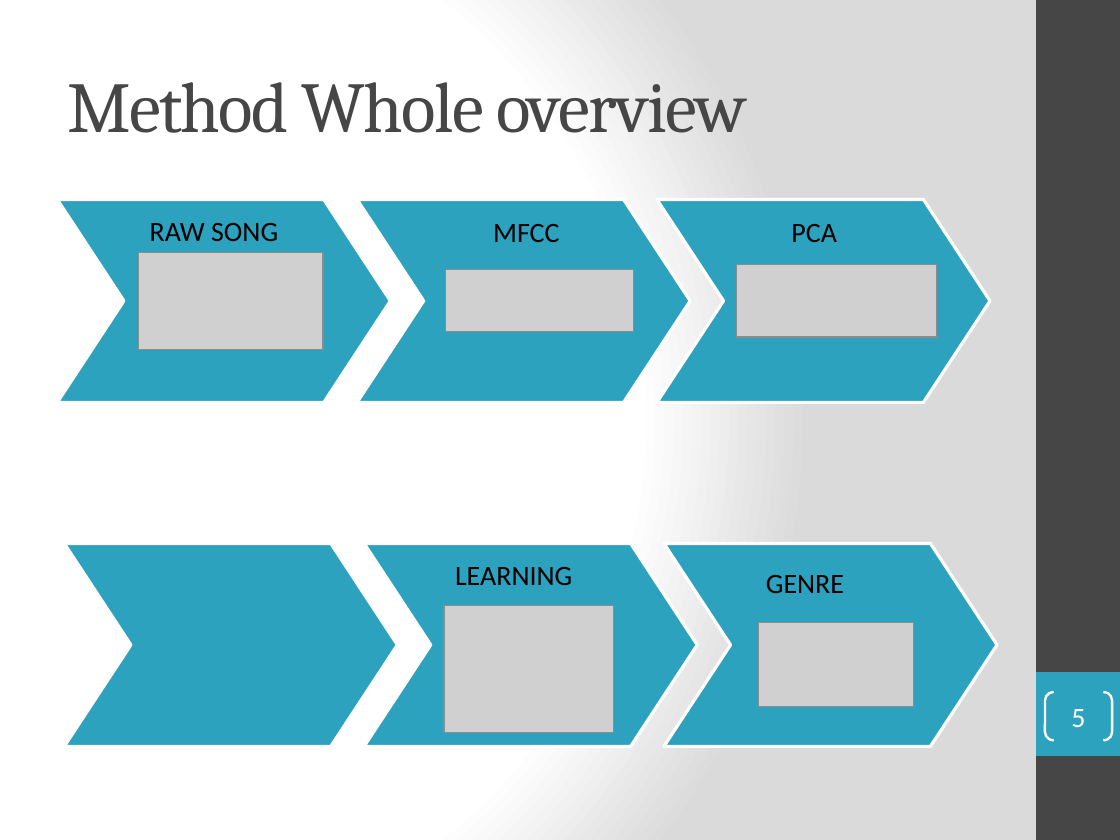
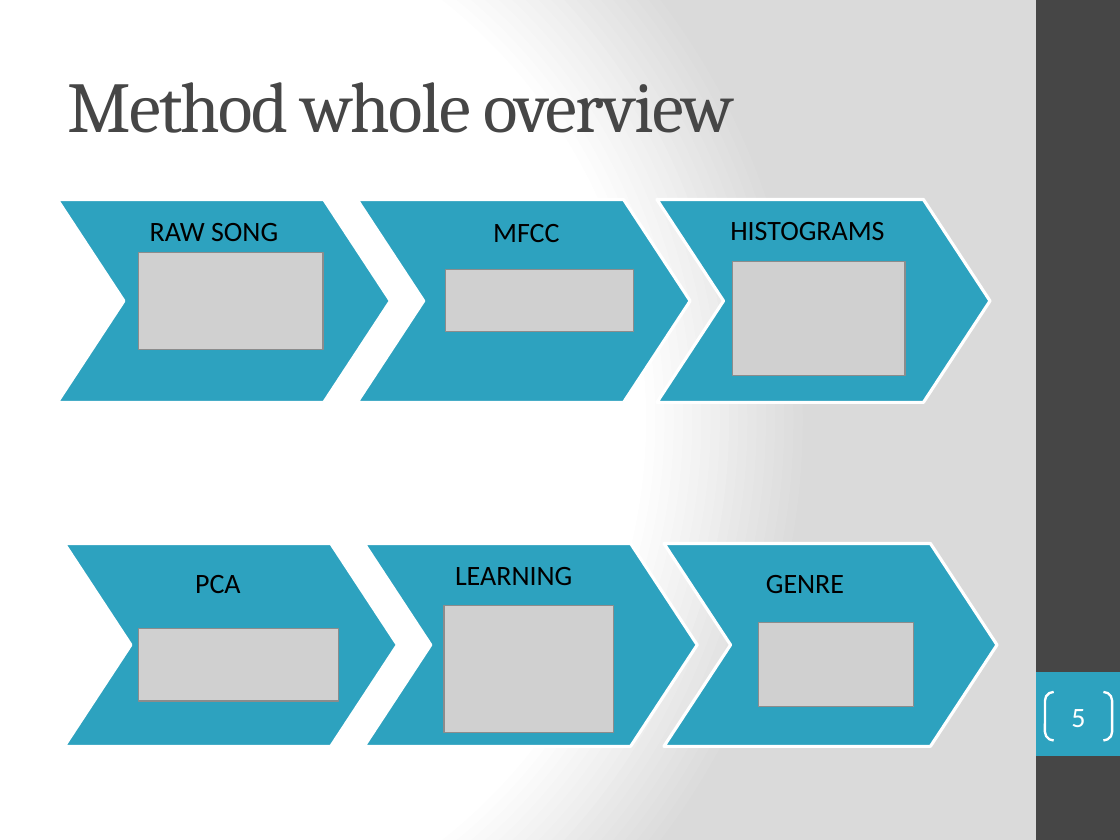
Before and after one commit to Ralleg314/TFG, a slide deck: slide 5 of Presentation.pptx. Drawn at 1120x840 pixels with LibreOffice and Linux fonts; fonts in the diff are those of the drawing; grey boxes stand for pictures. Boxes give left, top, right and bottom in pixels: in the first picture for what was removed or moved away, otherwise in the second. Text is boxed around its words. In the diff, an @@ line names an element or a change of style, - is before the commit and + after.

Commit message:
presentation

```diff
--- a/Presentation.pptx
+++ b/Presentation.pptx
@@ title at (67, 82, 735, 133): text changed @@
-Method Whole overview
+Method whole overview
@@ text added at (730, 222, 884, 240), 18 pt, text #000000 @@
+HISTOGRAMS
@@ picture added at (732, 261, 905, 375) @@
@@ text "PCA": place and size @@
-text "PCA" at (791, 224, 837, 242)
+text "PCA" at (195, 575, 241, 593)
@@ picture: place and size @@
-picture at (736, 264, 935, 337)
+picture at (139, 628, 338, 701)
```
Also in this commit, not shown: 8 other slides changed, 6 slides added, 4 slides removed, 1 other file.
